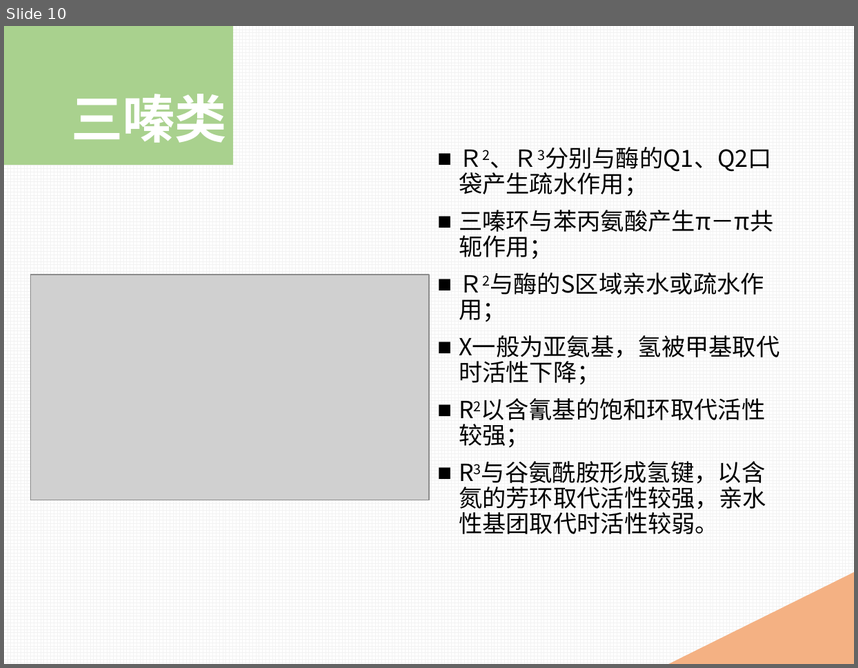
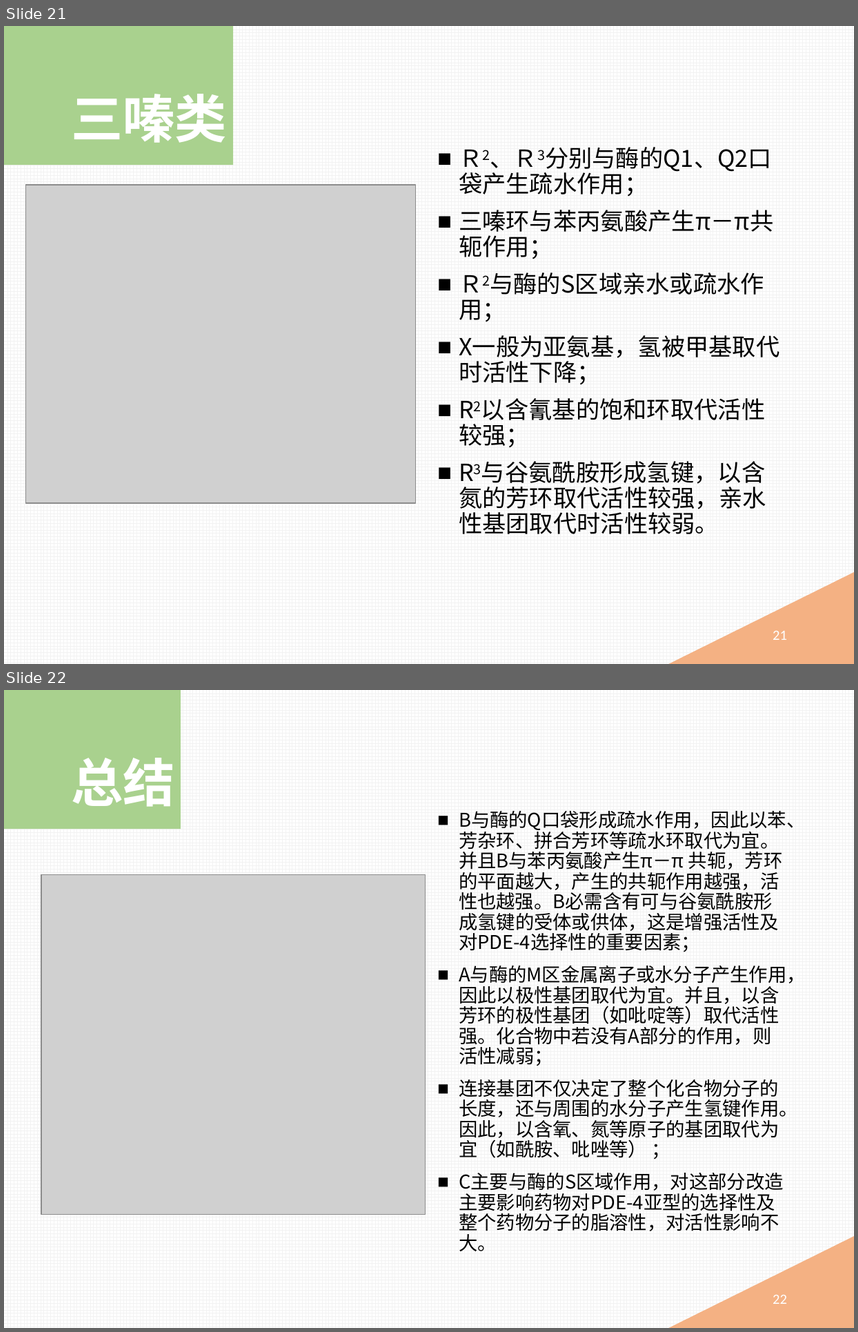
Before and after one commit to mingyong/Project-PDE, a slide deck: 磷酸二酯酶抑制剂.pptx. Shown one above the other, each under a label of ours: slide 10 before the commit, slides 21 and 22 after it. The pictures are 858x668 and 858x1332 pixels, drawn with LibreOffice and Linux fonts; fonts in the diff are those of the drawing; grey boxes stand for pictures. Boxes give left, top, right and bottom in pixels: in the first picture for what was removed or moved away, otherwise in the second. Text is boxed around its words. In the diff, an @@ line names an element or a change of style, - is before the commit and + after.

Commit message:
新增引入文件，提高图片分辨率，新增总结与展望。

```diff
--- a/磷酸二酯酶抑制剂.pptx
+++ b/磷酸二酯酶抑制剂.pptx
@@ slide 22 added at (x1=4, y1=690, x2=854, y2=1328), background pattern #F2F2F2 on #FFFFFF @@
@@ rectangle added at (x1=4, y1=690, x2=181, y2=829), fill #A9D18E @@
@@ title added at (x1=71, y1=758, x2=175, y2=807), 44 pt, text #FFFFFF, bold @@
+总结
@@ text added at (x1=459, y1=811, x2=806, y2=1214), 16 pt, text #000000 @@
+■ B与酶的Q口袋形成疏水作用，因此以苯、芳杂环、拼合芳环等疏水环取代为宜。并且B与苯丙氨酸产生π－π 共轭，芳环的平面越大，产生的共轭作用越强，活性也越强。B必需含有可与谷氨酰胺形成氢键的受体或供体，这是增强活性及对PDE-4选择性的重要因素；
+■ A与酶的M区金属离子或水分子产生作用，因此以极性基团取代为宜。并且，以含芳环的极性基团（如吡啶等）取代活性强。化合物中若没有A部分的作用，则活性减弱；
+■ 连接基团不仅决定了整个化合物分子的长度，还与周围的水分子产生氢键作用。因此，以含氧、氮等原子的基团取代为宜（如酰胺、吡唑等） ；
+■ C主要与酶的S区域作用，对这部分改造主要影响药物对PDE-4亚型的选择性及整个药物分子的脂溶性，对活性影响不大。
@@ picture added at (x1=41, y1=874, x2=426, y2=1214) @@
@@ triangle added at (x1=668, y1=1236, x2=854, y2=1328), fill #F4B183 @@
@@ page number added at (x1=773, y1=1294, x2=787, y2=1303), 12 pt, text #FFFFFF @@
+22
@@ what was slide 10 is now slide 21 @@
@@ slide 21 changed as well @@
@@ picture resized from (x1=30, y1=274, x2=429, y2=499) to (x1=26, y1=185, x2=417, y2=503) @@
@@ page number added at (x1=773, y1=630, x2=787, y2=639), 12 pt, text #FFFFFF @@
+21
```
Also in this commit, not shown: 8 other slides changed, 12 other slides added.
